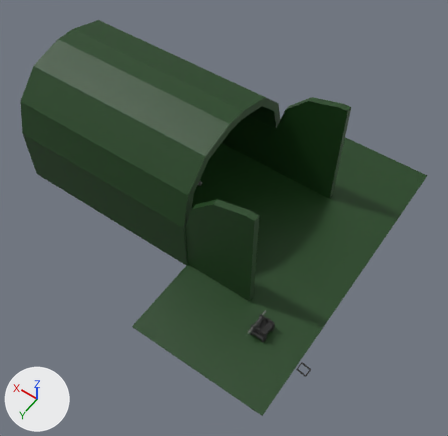
Before and after pictures for a commit that changed the glTF model scene-ais_pod/anim-ais_pod.glb.
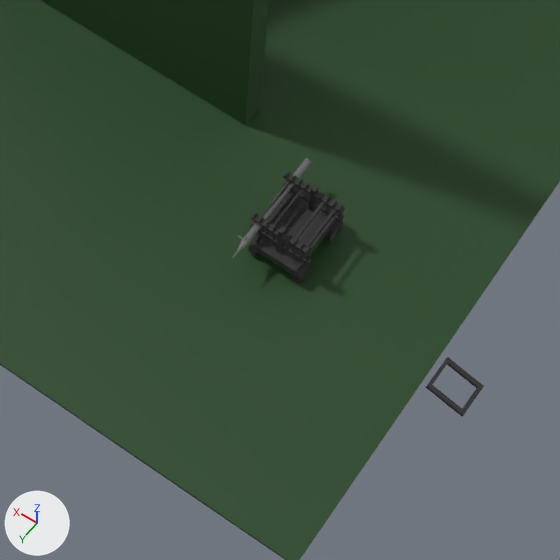
Each version is shown whole from a 50 mm camera at (-108.7, 136.5, 206.3) aimed at (-20.2, 12.7, 11.8), then close up on the part from 41% to 74% of the width and 62% to 95% of the height. Arrows for +X, +Y and +Z are at lower left; the lights stay in place. Where no turn or scale is listed for an object, it has been applied to the vertices.

Script lines for the objects in view, before the commit:
```python
me_cube_004 = bpy.data.meshes.new('Cube.004')
me_cube_004.from_pydata(...)  # 501 vertices, 918 faces; spans x -3.35..3.35, y -3.96..3.96, z -2.3..4.24
me_cube_004.materials.append(mat_m_4)  # black #3c3c3c
me_cube_005 = bpy.data.meshes.new('Cube.005')
me_cube_005.from_pydata(...)  # 16 vertices, 32 faces; spans x -1.91..1.73, y -7.98..-3.77, z -1.08..0.37
me_cube_005.materials.append(mat_m_4)  # black #3c3c3c
me_igloo = bpy.data.meshes.new('Igloo')
me_igloo.from_pydata(...)  # 148 vertices, 308 faces; spans x -74.6..67.7, y -66.6..66.6, z -0.2..54.0
# faces by material slot: [296, 12]
me_igloo.materials.append(mat_igloo)  # dark green #1b4218
me_igloo.materials.append(mat_igloo_wall)  # dark green #1b4218
ob_igloo = bpy.data.objects.new('Igloo', me_igloo)
ob_igloo.location = (0.0, 0.0, 0.0)
ob_m_4 = bpy.data.objects.new('M-4', me_cube_004)
ob_m_4.location = (-57.4, 40.4, 2.5)
ob_m_4.rotation_euler = (0.0, 0.0, 0.00706)  # degrees (0, 0, 0.4)
ob_m_4_handle = bpy.data.objects.new('M-4.Handle', me_cube_005)
ob_m_4_handle.parent = ob_m_4
ob_m_4_handle.location = (-14.05, 3.591, -2.468)
ob_m_4_handle.rotation_euler = (0.0, 0.0, -1.578)  # degrees (0, 0, -90)
```
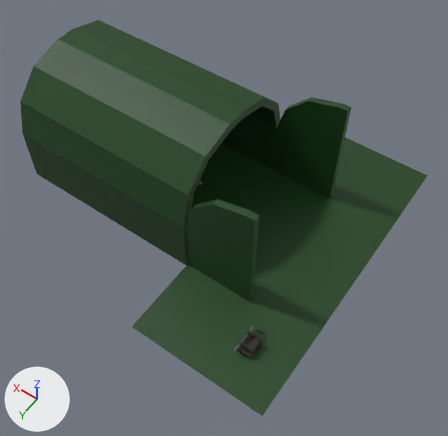
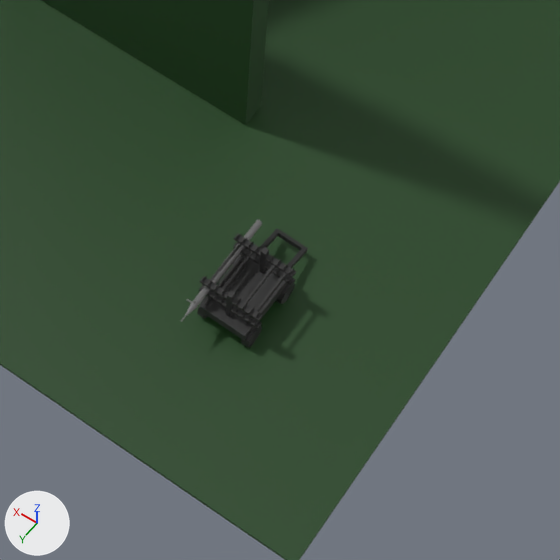
The change, as a diff of the scene's bpy script:
```diff
--- a/scene-ais_pod/anim-ais_pod.glb.py
+++ b/scene-ais_pod/anim-ais_pod.glb.py
@@ ob_m_4 @@
 ob_m_4 = bpy.data.objects.new('M-4', me_cube_004)
-ob_m_4.location = (-57.4, 40.4, 2.5)
-ob_m_4.rotation_euler = (0.0, 0.0, 0.00706)  # degrees (0, 0, 0.4)
+ob_m_4.location = (-57.2, 48.5, 2.4)
@@ ob_m_4_handle @@
 ob_m_4_handle.parent = ob_m_4
-ob_m_4_handle.location = (-14.05, 3.591, -2.468)
-ob_m_4_handle.rotation_euler = (0.0, 0.0, -1.578)  # degrees (0, 0, -90)
+ob_m_4_handle.location = (0.0, 0.412, 0.0)
+ob_m_4_handle.rotation_euler = (0.0, 0.0, -0.00706)  # degrees (0, 0, -0.4)
```

Where the change shows, as pixel boxes [x1, y1, x2, y2] in the close-ups (560 x 560 px):
'M-4', moved, turned: before [248, 171, 345, 284]; after [197, 233, 296, 348]
'M-4.Handle', moved, turned: before [426, 357, 484, 416]; after [260, 228, 308, 268]
'AisPod', moved, turned: before [233, 158, 311, 258]; after [181, 219, 262, 322]
